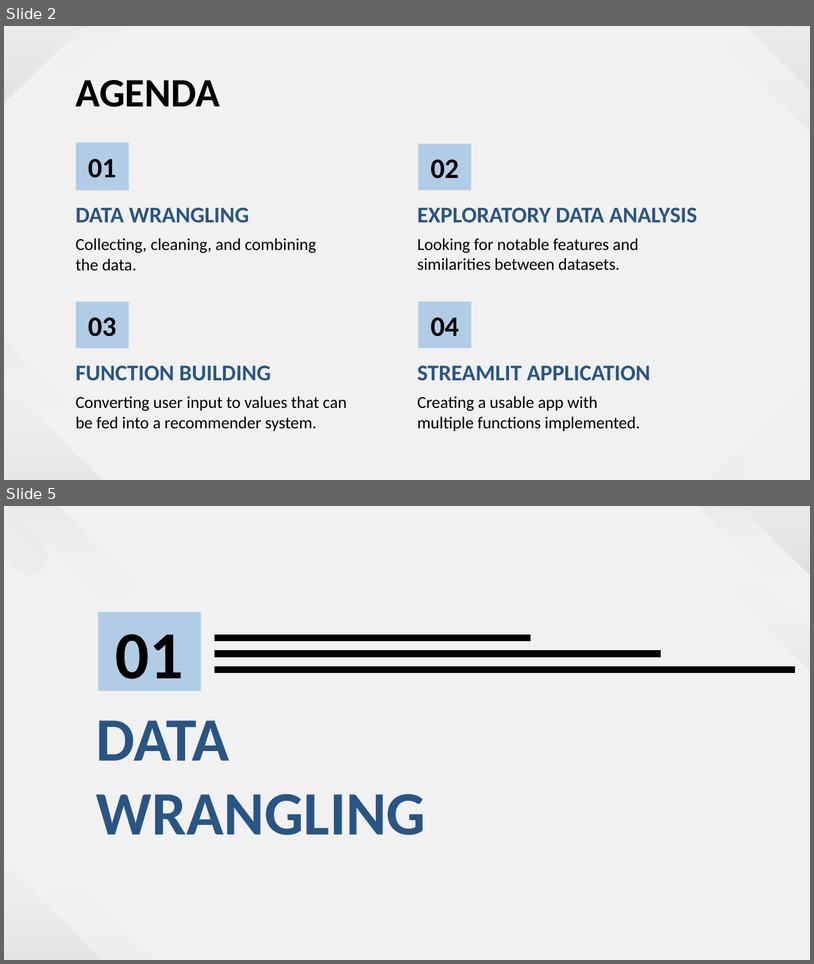
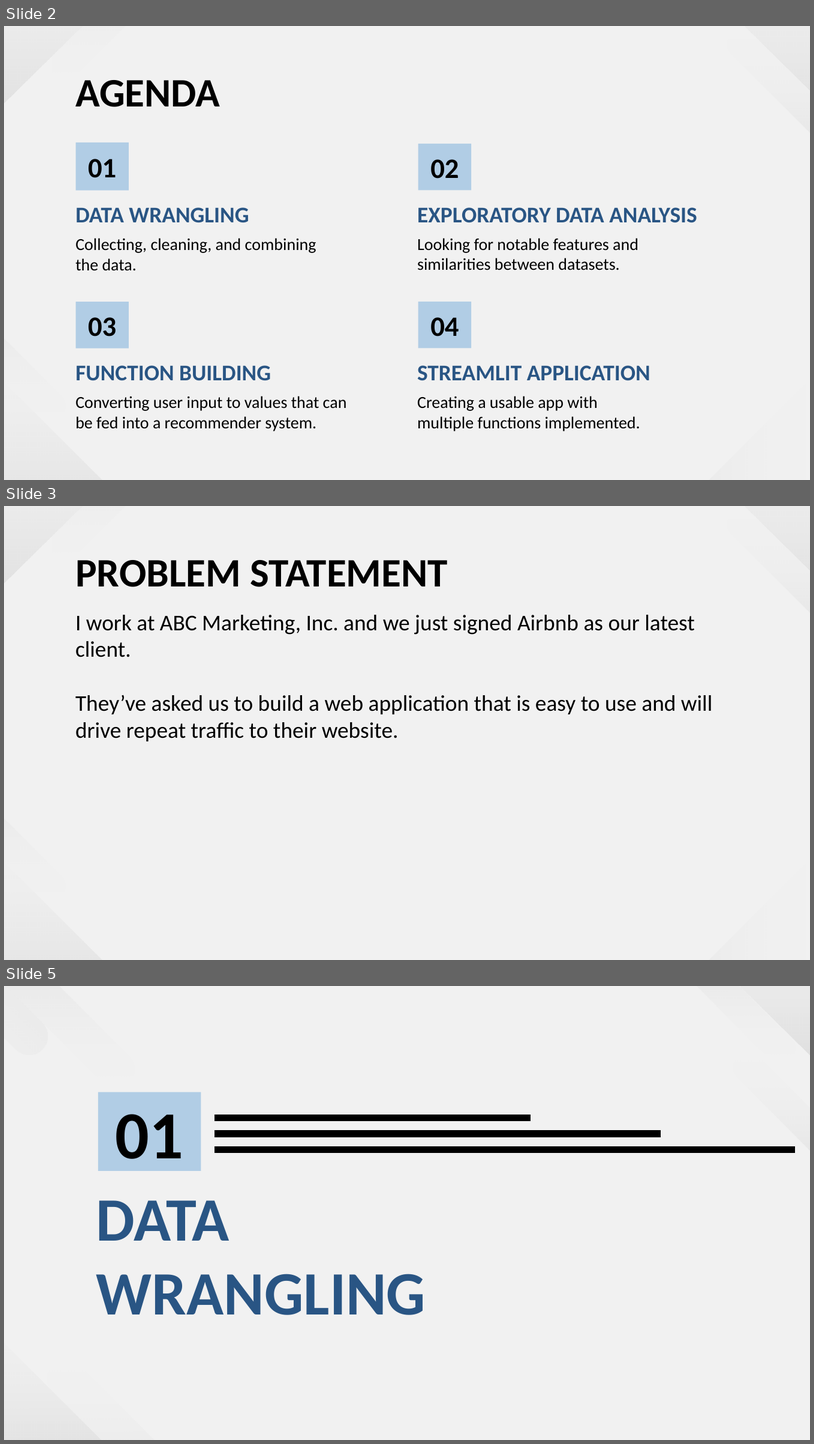
Before and after one commit to cynthia-rodriguez1/wfh-location-recommender, a slide deck: addtl/wfh_recommender_pres.pptx. Shown one above the other, each under a label of ours: slides 2 and 5 before the commit, slides 2, 3 and 5 after it; the slides between them are not shown. The pictures are 814x964 and 814x1444 pixels, drawn with LibreOffice and Linux fonts; fonts in the diff are those of the drawing. Boxes give left, top, right and bottom in pixels: in the first picture for what was removed or moved away, otherwise in the second. Text is boxed around its words. In the diff, an @@ line names an element or a change of style, - is before the commit and + after.

```diff
--- a/addtl/wfh_recommender_pres.pptx
+++ b/addtl/wfh_recommender_pres.pptx
@@ slide 3 added at <box>4,506,810,960</box>, background #F1F1F1; not listed: 7 template elements that a slide beside it also shows @@
@@ text added at <box>75,560,447,587</box>, 36 pt, text #000000, bold @@
+PROBLEM STATEMENT
@@ text added at <box>75,615,713,741</box>, 20 pt, text #000000 @@
+I work at ABC Marketing, Inc. and we just signed Airbnb as our latest client.
+They’ve asked us to build a web application that is easy to use and will drive repeat traffic to their website.
```
Also in this commit, not shown: 6 slides changed, 1 other slide added, 2 slides removed, 5 other files.
